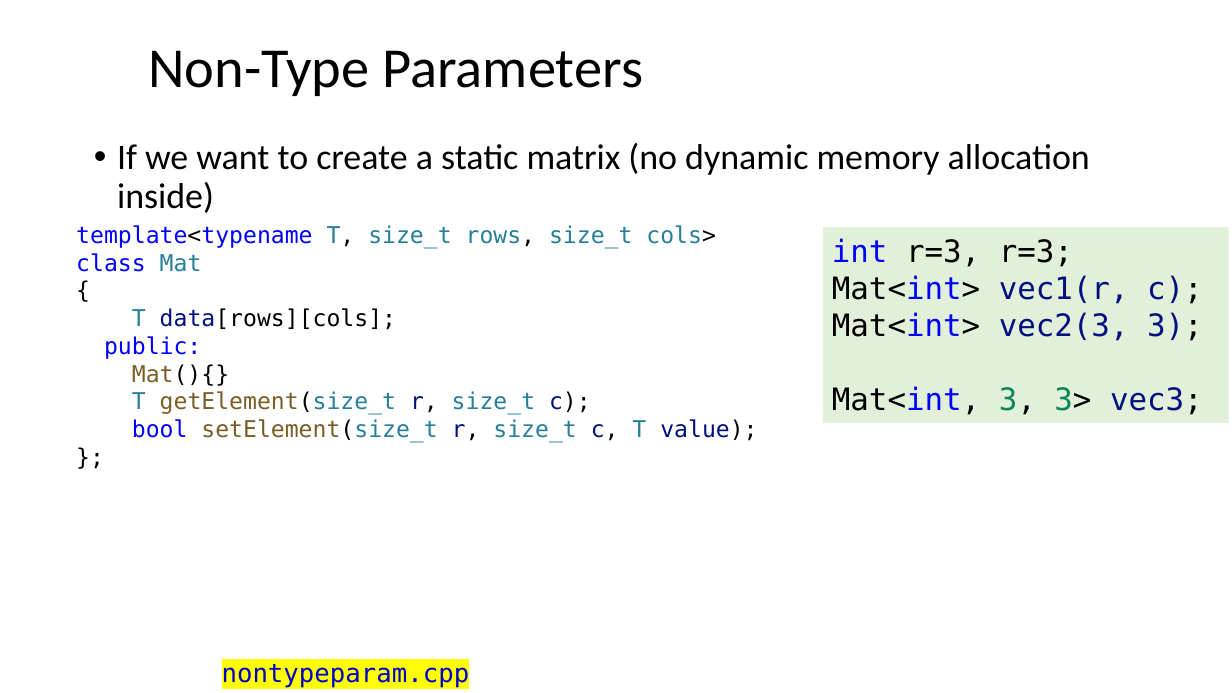
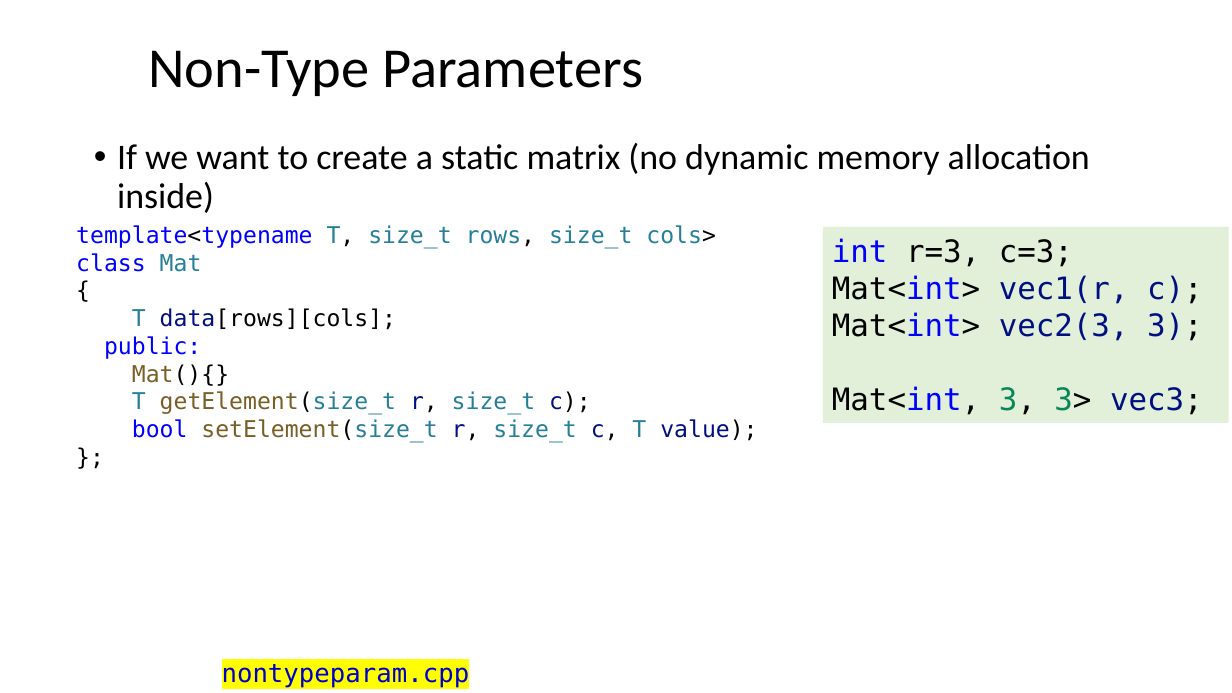
Before and after one commit to ShiqiYu/CPP, a slide deck: slide 9 of week13/Lecture13.pptx. Drawn at 1232x693 pixels with LibreOffice and Linux fonts; fonts in the diff are those of the drawing; background and template pictures are left out. Boxes give left, top, right and bottom in pixels: in the first picture for what was removed or moved away, otherwise in the second. Text is boxed around its words. In the diff, an @@ line names an element or a change of style, - is before the commit and + after.

```diff
--- a/week13/Lecture13.pptx
+++ b/week13/Lecture13.pptx
@@ text in rectangle at [832, 238, 1073, 267]: text changed @@
-int r=3, r=3;
+int r=3, c=3;
```
Also in this commit, not shown: 2 other slides changed, 4 other files.
